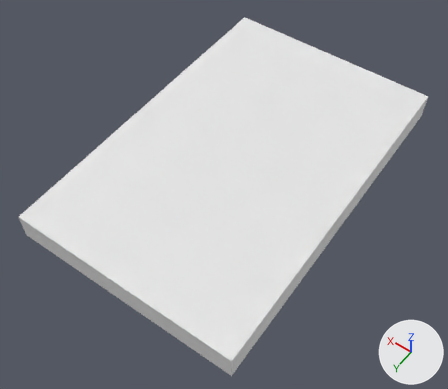
The FBX model Assets/Models/Map_Forest_Ground.fbx, before and after one commit.
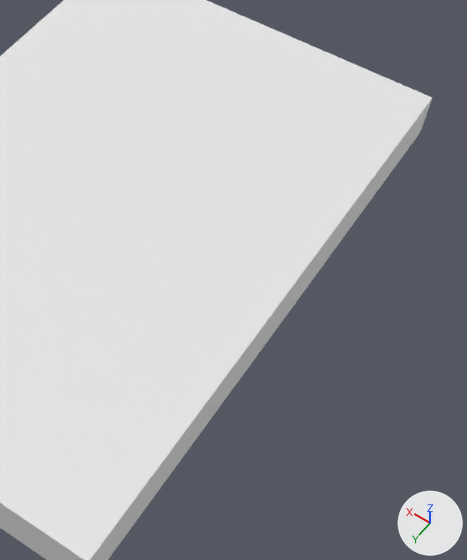
Each version is shown whole from a 50 mm lens placed at (-23.0, 34.9, 49.5), pointed at (3.5, -2.3, -9.0), then close up on the part from 41% to 100% of the width and 10% to 93% of the height. Every picture has the same lights, and +X, +Y and +Z are marked at lower right. Where no turn or scale is listed for an object, it has been applied to the vertices.

The scene before the commit, as lines of its bpy script (objects in view):
```python
me_cube = bpy.data.meshes.new('Cube')
me_cube.from_pydata(...)  # 480 vertices, 491 faces; spans x -12.1..12.0, y -18.5..18.5, z -1.4..1.5
me_cube.materials.append(mat_material)  # white #e7e7e7
me_cube_003 = bpy.data.meshes.new('Cube.003')
me_cube_003.from_pydata(...)  # 34 vertices, 16 faces; spans x -12.2..11.9, y -6.8..9.6, z -2.6..0.3
me_cube_003.materials.append(mat_material)  # white #e7e7e7
ob_base = bpy.data.objects.new('Base', me_cube)
ob_base.location = (0.04, -0.01, 1.42)
ob_base_001 = bpy.data.objects.new('Base.001', me_cube_003)
ob_base_001.location = (0.13, 0.36, 2.61)
```
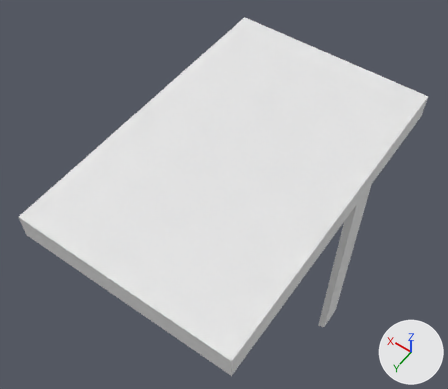
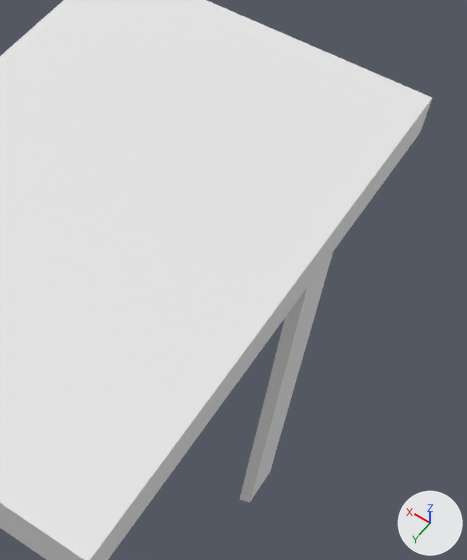
The newer file is also turned or shifted as a whole; pictures and numbers use the older file's frame.

Pixel boxes [x1, y1, x2, y2] of what changed, in the close-ups (467 x 560 px):
'Base.011', added: after [239, 253, 333, 502]
'Base', unchanged, covered by the edit: before [0, 0, 432, 560]
'Base.009', unchanged, uncovered by the edit: after [0, 0, 432, 560]
'Base.004', unchanged, uncovered by the edit: after [0, 235, 221, 519]
'Base.008', unchanged, uncovered by the edit: after [0, 77, 254, 156]

What changed in the scene script:
```text
Add me_cube_019:
    me_cube_019.from_pydata([(-12.1, -3.3, -3.1), (-12.1, -6.5, -3.1), (-11.3, -3.1, -3.1), (-11.0, -6.3, -3.1), (-12.2, -3.3, -30.1), (-12.2, -6.4, -30.1), (-11.5, -3.0, -30.1), (-11.2, -6.2, -30.1)], [], [(2, 3, 7, 6), (3, 1, 5, 7), (0, 2, 6, 4), (1, 0, 4, 5)])
    me_cube_019.materials.append(mat_material)  # white #e7e7e7
Add ob_base_011:
    ob_base_011 = bpy.data.objects.new('Base.011', me_cube_019)
    ob_base_011.location = (0.0, 0.0, 3.06)
```
